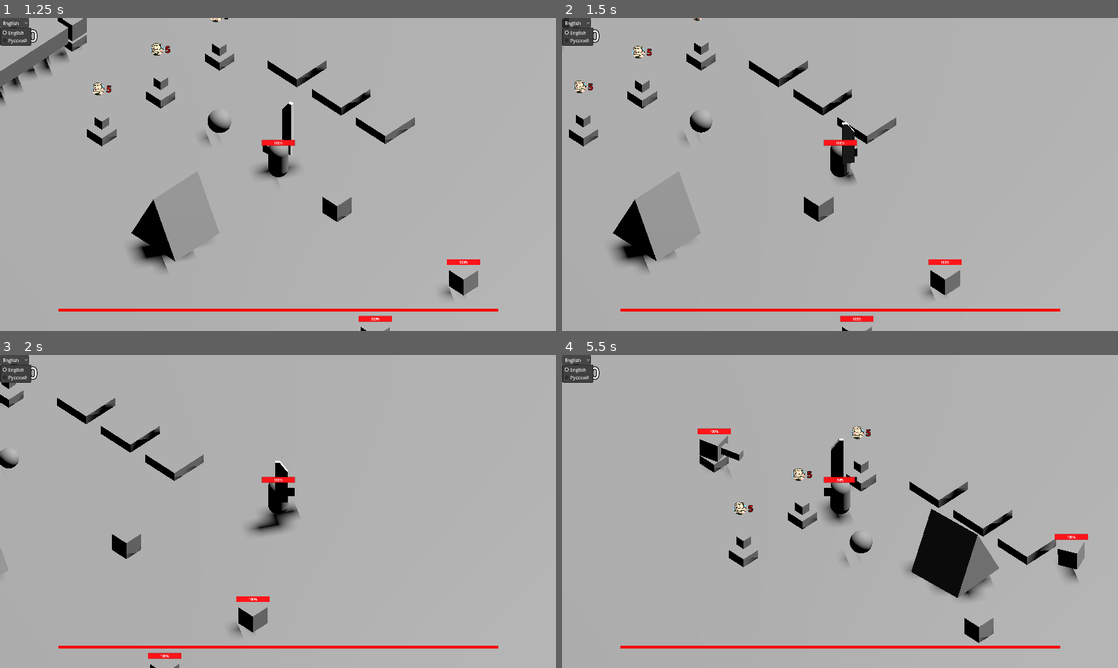
Above: before the commit, frames 1-4 (two rows, left to right).
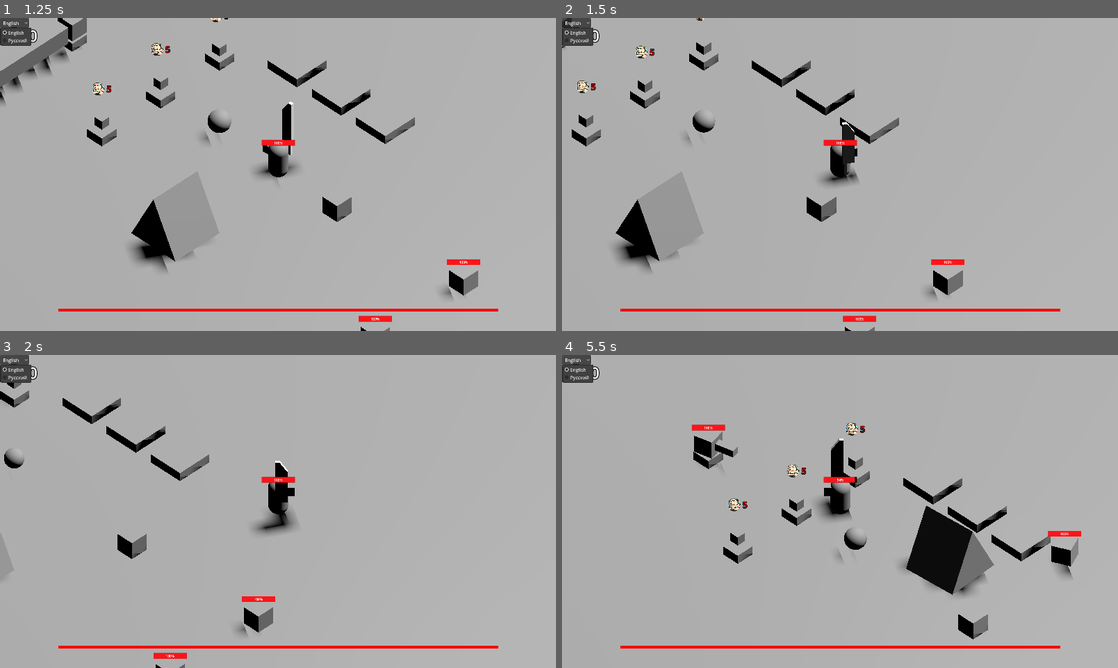
Above: after the commit, the same moments.

Repository: Scrawach/cybertale
Game: Godot game, scene res://root.tscn
Two runs of this game, one before a commit and one after it. Both use one fixed random seed, a clock stepped at 60 frames per second and the inputs below.
Inputs (mouse positions are in pixels of both pictures, inside the frame that each line leads up to):
- Up to frame 1 (1.25 s): click "English" at 0.5 s
- Up to frame 2 (1.5 s): move the mouse to (962, 158) at 1.27 s; hold D (move_right) from 1.28 s (still down); tap Space (dash) at 1.35 s
- Up to frame 3 (2 s): keep holding D (move_right)
- Up to frame 4 (5.5 s): move the mouse to (728, 527) at 2.02 s; release D (move_right) at 2.03 s; hold S (move_backward) 2.03-2.78 s; tap L (alt_attack) at 2.1 s; tap Space (dash) at 2.3, 3.05, 3.6, 4.55, 5.1 s; move the mouse to (895, 442) at 2.77 s; hold D (move_right) 2.78-3.53 s; click (895, 442) at 2.85 s; move the mouse to (812, 574) at 3.52 s; hold W (move_forward) 3.53-4.28 s; move the mouse to (1006, 558) at 4.27 s; hold E (interact) 4.28-5.03 s; hold A (move_left) from 4.28 s (still down); move the mouse to (673, 464) at 5.02 s

Frame 1 is identical in both runs. In frame 2, 2.1% of the frame differs, in the area x 0-73%, y 0-100%; in frame 3, 2.2%; in frame 4, 4.5%, in the area x 23-95%, y 21-92%.

Commit message:
feature: move hero stats to separated node, a little bit code refactoring

Diff:
--- a/src/gameplay/common/health.gd
+++ b/src/gameplay/common/health.gd
@@ -6,6 +6,15 @@
 
 @export var value: int
 @export var max_value: int
+
+func initialize(new_value: int) -> void:
+	value = new_value
+	max_value = new_value
+	changed.emit(self)
+
+func increase_max_value(increase: int) -> void:
+	max_value += increase
+	changed.emit(self)
 
 func take_damage(strength: int) -> void:
 	value = max(0, value - strength)
--- a/src/gameplay/hero/hero.gd
+++ b/src/gameplay/hero/hero.gd
@@ -2,13 +2,12 @@
 extends CharacterBody3D
 
 @export var camera: CameraPoint
-@export var movement_speed: float = 5.0
-@export var dash_speed: float = 15.0
 
 @onready var hitbox: Area3D = $Hitbox
 @onready var dash_timer: Timer = $"Dash Timer"
 @onready var health: Health = $Health
 @onready var inventory: Inventory = $Inventory
+@onready var stats: HeroStats = $HeroStats
 
 @onready var attack_cooldown: Timer = $"Attack Cooldown"
 @onready var weapon_animation: AnimationPlayer = %"Weapon Animation Player"
@@ -19,7 +18,6 @@
 
 func _ready() -> void:
 	dash_timer.timeout.connect(_on_dash_timeout)
-	pass
 
 func _physics_process(delta: float) -> void:
 	if Input.is_action_just_pressed("attack") and attack_cooldown.is_stopped():
@@ -49,7 +47,7 @@
 
 func _movement_process(_delta: float) -> void:
 	var movement_input = get_movement_input(camera.camera)
-	velocity = movement_input * movement_speed
+	velocity = movement_input * stats.movement_speed
 	move_and_slide()
 
 func _alt_attack_process() -> void:
@@ -74,7 +72,7 @@
 func _start_dash() -> void:
 	is_dash = true
 	hitbox.monitoring = false
-	dash_timer.start()
+	dash_timer.start(stats.dash_length)
 
 func _end_dash() -> void:
 	is_dash = false
@@ -86,7 +84,7 @@
 
 func _dash_process(_delta: float) -> void:
 	var direction: Vector3 = Vector3.BACK.rotated(Vector3.UP, direction_angle).normalized()
-	velocity = direction * dash_speed
+	velocity = direction * stats.get_dash_speed()
 	move_and_slide()
 
 func vector3_from_angle_z(z) -> Vector3:
@@ -101,10 +99,3 @@
 
 func pickup(item) -> void:
 	inventory.pickup(1)
-
-func _on_hitbox_area_entered(damage: Damage) -> void:
-	if damage == null:
-		return
-
-	if damage:
-		health.take_damage(damage.value)
--- a/src/gameplay/hero/hero.tscn
+++ b/src/gameplay/hero/hero.tscn
@@ -1,6 +1,7 @@
-[gd_scene load_steps=21 format=3 uid="uid://crlg8ydib8anl"]
+[gd_scene load_steps=23 format=3 uid="uid://crlg8ydib8anl"]
 
 [ext_resource type="Script" uid="uid://ps2fuefcsyco" path="res://gameplay/hero/hero.gd" id="1_x1143"]
+[ext_resource type="Script" uid="uid://piwtt8eoedqa" path="res://gameplay/common/hitbox.gd" id="2_ryoj4"]
 [ext_resource type="Script" uid="uid://b8hqs1hbipqv7" path="res://gameplay/common/health.gd" id="2_yer6i"]
 [ext_resource type="PackedScene" uid="uid://cmhrypiiccgbj" path="res://gameplay/common/health_bar.tscn" id="3_14oge"]
 [ext_resource type="Script" uid="uid://d35kd0bck3s7d" path="res://gameplay/common/damage.gd" id="4_ftbyr"]
@@ -10,6 +11,7 @@
 [ext_resource type="Texture2D" uid="uid://j4k0h7ijwbpb" path="res://icon.png" id="8_7k05w"]
 [ext_resource type="Script" uid="uid://clqb565wykfwe" path="res://gameplay/hero/hud/hero_hud.gd" id="8_60bh5"]
 [ext_resource type="Theme" uid="uid://coopdw151wixp" path="res://themes/base_theme.tres" id="9_60bh5"]
+[ext_resource type="Script" uid="uid://2vovnlvv2qkn" path="res://gameplay/hero/hero_stats.gd" id="11_6kq8y"]
 
 [sub_resource type="CapsuleShape3D" id="CapsuleShape3D_pq8q7"]
 
@@ -206,9 +208,11 @@
 transform = Transform3D(1, 0, 0, 0, 1, 0, 0, 0, 1, 0, 0.442581, 0.536847)
 mesh = SubResource("BoxMesh_x1143")
 
-[node name="Hitbox" type="Area3D" parent="."]
+[node name="Hitbox" type="Area3D" parent="." node_paths=PackedStringArray("health")]
 collision_layer = 4
 collision_mask = 8
+script = ExtResource("2_ryoj4")
+health = NodePath("../Health")
 
 [node name="CollisionShape3D" type="CollisionShape3D" parent="Hitbox"]
 transform = Transform3D(1, 0, 0, 0, 1, 0, 0, 0, 1, 0, 1, 0)
@@ -307,4 +311,13 @@
 theme_override_font_sizes/font_size = 56
 text = "100"
 
-[connection signal="area_entered" from="Hitbox" to="." method="_on_hitbox_area_entered"]
+[node name="HeroStats" type="Node" parent="." node_paths=PackedStringArray("health_node", "hero_node", "weapon_damage")]
+script = ExtResource("11_6kq8y")
+health = 100
+movement_speed = 8.0
+damage = 5
+dash_length = 0.25
+health_node = NodePath("../Health")
+hero_node = NodePath("..")
+weapon_damage = NodePath("../Weapon/HurtBox")
+metadata/_custom_type_script = "uid://2vovnlvv2qkn"
--- /dev/null
+++ b/src/gameplay/hero/hero_stats.gd
@@ -0,0 +1,30 @@
+class_name HeroStats
+extends Node
+
+@export var health: int
+@export var movement_speed: float
+@export var damage: int
+@export var dash_length: float
+
+@export var health_node: Health
+@export var hero_node: Hero
+@export var weapon_damage: Damage
+
+func _ready() -> void:
+	health_node.initialize(health)
+	weapon_damage.value = damage
+
+func get_dash_speed() -> float:
+	return movement_speed * 3.0
+
+func upgrade_health(value: int) -> void:
+	health += value
+	health_node.max_value = health
+
+func upgrade_damage(value: int) -> void:
+	damage += value
+	weapon_damage.value = damage
+
+func upgrade_movement_speed(value: float) -> void:
+	movement_speed += value
+	hero_node.movement_speed = movement_speed
--- a/src/root.tscn
+++ b/src/root.tscn
@@ -50,8 +50,6 @@
 
 [node name="Hero" parent="World3D" node_paths=PackedStringArray("camera") instance=ExtResource("2_pyidc")]
 camera = NodePath("../Camera Point")
-movement_speed = 8.0
-dash_speed = 25.0
 
 [node name="Camera Point" parent="World3D" node_paths=PackedStringArray("target") instance=ExtResource("1_pq8q7")]
 transform = Transform3D(0.707107, -0.45452, 0.541675, 0, 0.766045, 0.642788, -0.707107, -0.45452, 0.541675, 0, 0, 0)
Not shown, added: src/gameplay/hero/hero_stats.gd.uid
